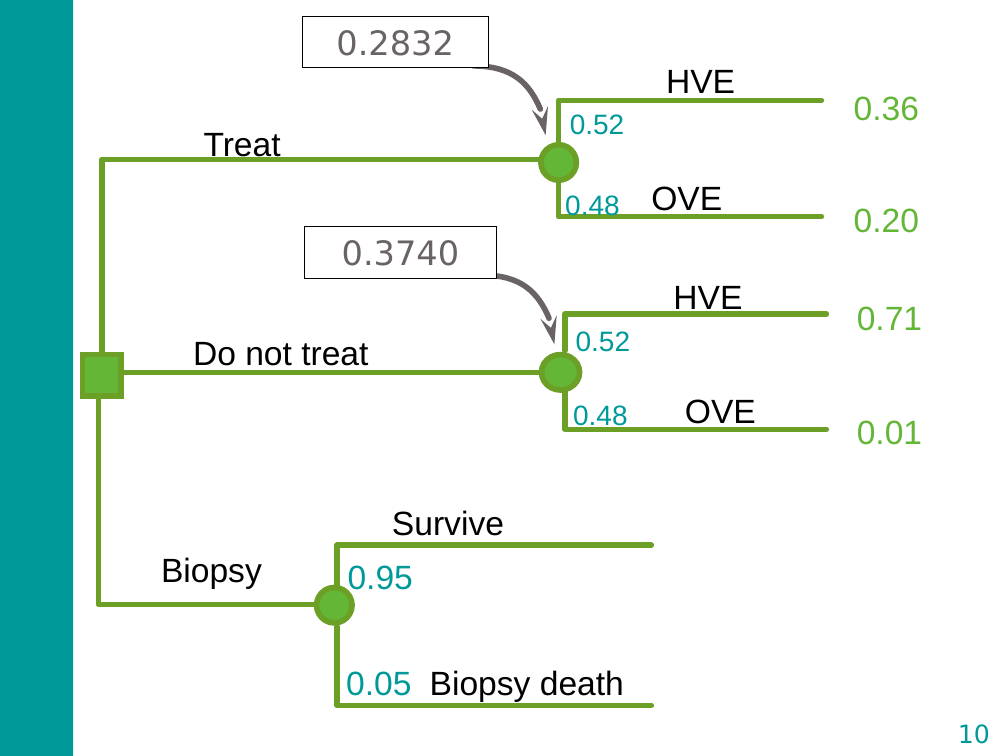
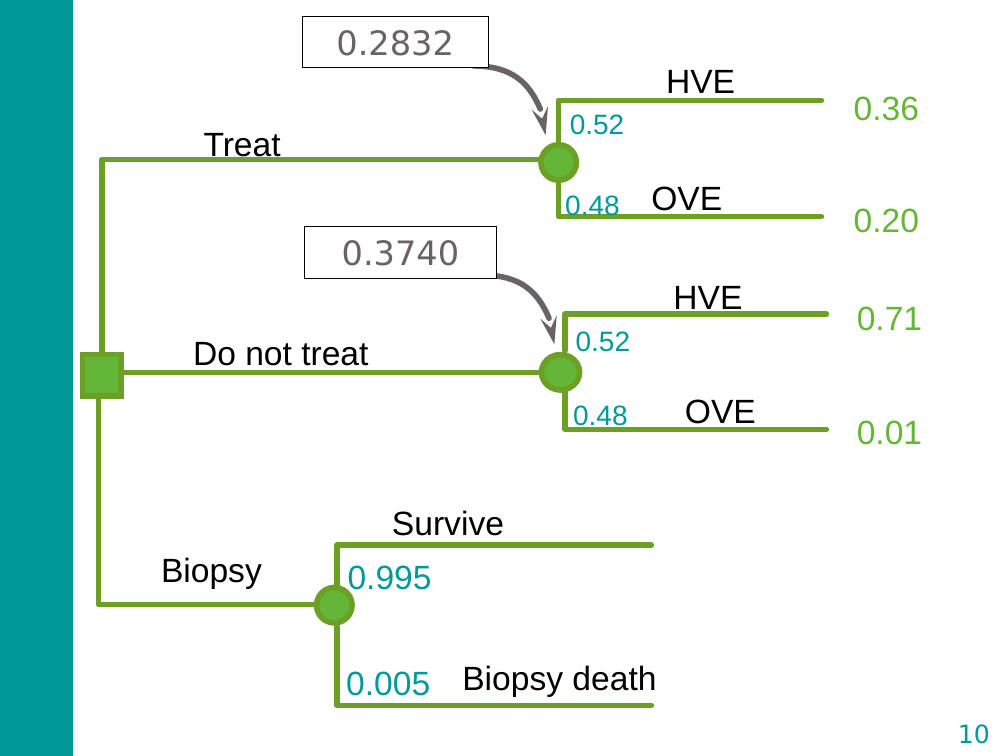
Before and after one commit to DARTH-git/Course-Modularization, a slide deck: slide 10 of Decision trees/Slides/CEA and Decision Modeling Overview_with Decision tree slides.pptx. Drawn at 1008x756 pixels with LibreOffice and Linux fonts; fonts in the diff are those of the drawing. Boxes give left, top, right and bottom in pixels: in the first picture for what was removed or moved away, otherwise in the second. Text is boxed around its words. In the diff, an @@ line names an element or a change of style, - is before the commit and + after.

```diff
--- a/Decision trees/Slides/CEA and Decision Modeling Overview_with Decision tree slides.pptx
+++ b/Decision trees/Slides/CEA and Decision Modeling Overview_with Decision tree slides.pptx
@@ text at (348, 565, 432, 596): text changed @@
-0.95
+0.995
@@ text "Biopsy death": place and size @@
-text "Biopsy death" at (430, 670, 624, 702)
+text "Biopsy death" at (462, 665, 656, 697)
@@ text at (346, 671, 430, 696): text changed @@
-0.05
+0.005
```
Also in this commit, not shown: 1 other slide changed.
